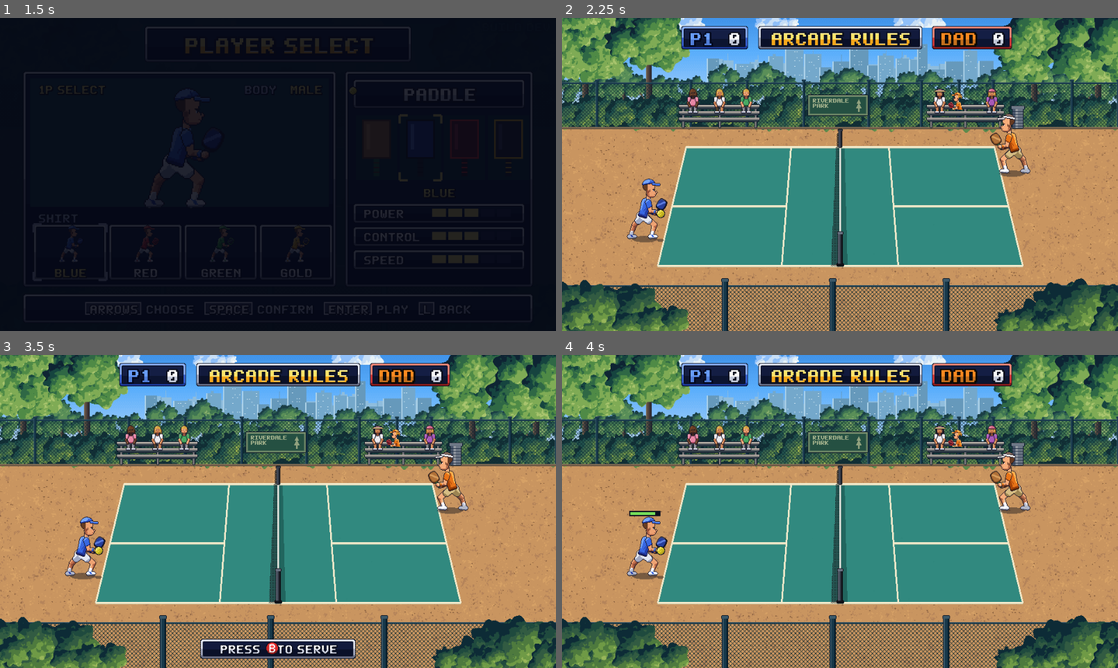
Above: before the commit, frames 1-4 (two rows, left to right).
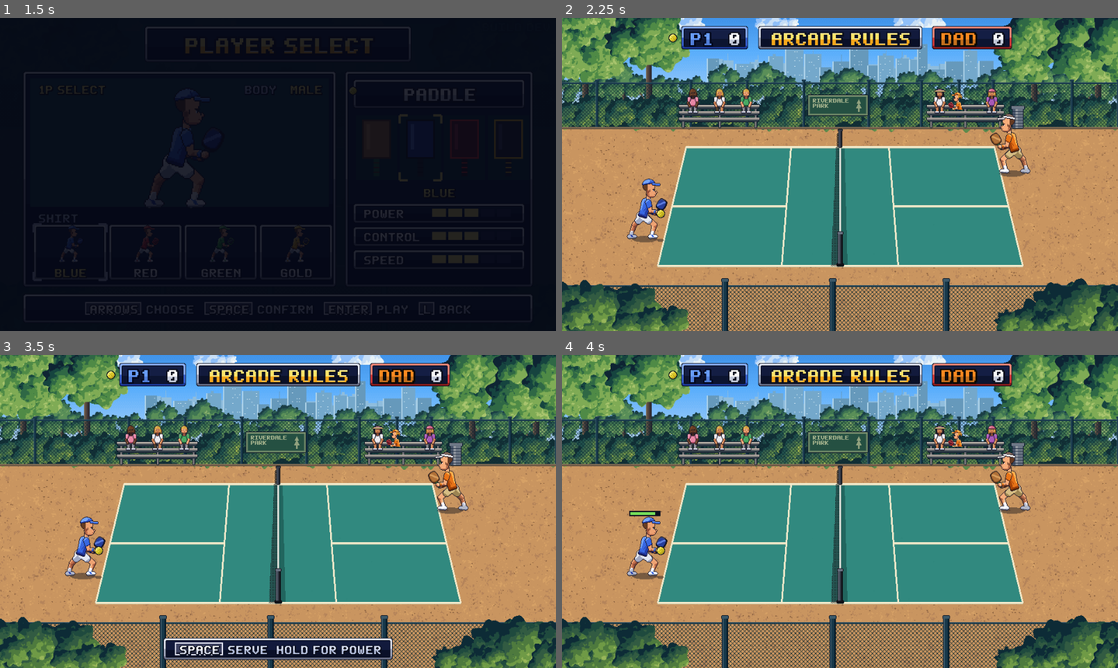
Above: after the commit, the same moments.

Repository: austinthedeveloper/pickleball-port-kit
Game: Godot game, scene res://scenes/main.tscn
The game is run twice, just before and just after one commit, with the same random seed, the same clock (stepped at 60 frames per second) and the same inputs.
Inputs (mouse positions are in pixels of both pictures, inside the frame that each line leads up to):
- Up to frame 1 (1.5 s): tap Enter (start) at 0.5 s; hold D (move_right) 0.53-1.28 s; hold K (drive) 0.53-1.28 s; click (278, 174) at 0.67 s; tap Space (hit) at 0.8, 1.35 s; move the mouse to (166, 190) at 1.27 s; hold S (move_down) from 1.28 s (still down); click (166, 190) at 1.42 s
- Up to frame 2 (2.25 s): tap L (soft) at 1.55 s; tap Enter (start) at 2 s; move the mouse to (895, 105) at 2.02 s; release S (move_down) at 2.03 s; hold D (move_right) from 2.03 s (still down); hold L (soft) from 2.03 s (still down); click (895, 105) at 2.17 s
- Up to frame 3 (3.5 s): tap Enter (start) at 2.3, 2.75, 2.85 s; move the mouse to (278, 511) at 2.77 s; release D (move_right) at 2.78 s; release L (soft) at 2.78 s; hold W (move_up) from 2.78 s (still down); click (278, 511) at 2.92 s; tap K (drive) at 3.05 s
- Up to frame 4 (4 s): move the mouse to (1006, 558) at 3.52 s; release W (move_up) at 3.53 s; hold A (move_left) from 3.53 s (still down); hold K (drive) from 3.53 s (still down); click (1006, 558) at 3.67 s; tap Space (hit) at 3.8 s

Frame 1 is identical in both runs. In frame 2, less than 0.1% of the frame differs, in the area x 19-21%, y 4-8%; in frame 3, 2.2%, in the area x 19-71%, y 4-98%; in frame 4, less than 0.1%.

Commit message:
A livelier HUD: score pops, serve marks, rally counter (PORT-14)
Scores pop gold when they go up, a ball marks the serving side and a
marker bobs over the server in doubles, a rally counter shows on long
rallies, MATCH POINT pulses, and the serve prompt follows the bindings.
Release notes regenerated; CLAUDE.md notes the phase 2 conventions.

Co-Authored-By: Claude Opus 5.5 <noreply@anthropic.com>

Diff:
--- /dev/null
+++ b/game/tests/test_hud.gd
@@ -0,0 +1,96 @@
+## PORT-14: the livelier HUD. Each element against its trigger: scores
+## pop on a point, the ball marks the serving side, the marker the server
+## in doubles, the rally counter on long rallies, MATCH POINT pulses.
+extends TestSuite
+
+
+func _view(cfg: SimTypes.MatchConfig, demo := false) -> MatchView:
+	var v := MatchView.new()
+	runner.root.add_child(v)
+	v.setup(cfg, "park", demo)
+	v._hud.refresh()
+	return v
+
+
+func test_scores_pop() -> void:
+	var v := _view(SimTypes.MatchConfig.singles())
+	var h := v._hud
+	eq(h._left_score.scale, Vector2.ONE, "still at the start")
+	v.sim.team_score[0] = 1
+	h.refresh()
+	check(h._left_score.scale.x > 1.3, "a point pops the score")
+	check(h._left_score.tint != Color.WHITE, "and lights it gold")
+	eq(h._right_score.scale, Vector2.ONE, "only the side that scored")
+	for f in Hud.POP_FRAMES:
+		h.refresh()
+	eq(h._left_score.scale, Vector2.ONE, "then settles")
+	eq(h._left_score.tint, Color.WHITE)
+	v.sim.team_score[0] = 0                  # a new match: no pop going down
+	h.refresh()
+	eq(h._left_score.scale, Vector2.ONE, "a reset doesn't pop")
+	v.free()
+
+
+func test_serve_marks() -> void:
+	var v := _view(SimTypes.MatchConfig.singles())
+	var h := v._hud
+	v.sim.serving_team = 0
+	h.refresh()
+	check(h._serve_icons[0].visible and not h._serve_icons[1].visible, "P1's side serves")
+	v.sim.serving_team = 1
+	h.refresh()
+	check(not h._serve_icons[0].visible and h._serve_icons[1].visible, "the mark follows the serve")
+	check(not h._server_mark.visible, "singles: no server marker")
+	v.sim.phase = K.PHASE_MATCH_RESULT
+	h.refresh()
+	check(not h._serve_icons[1].visible, "nobody serves on the result")
+	v.free()
+	var d := _view(SimTypes.MatchConfig.doubles())
+	d.sim.phase = K.PHASE_SERVE_SETUP
+	d._hud.refresh()
+	check(d._hud._server_mark.visible, "doubles: the server is marked while they set up")
+	var p: SimTypes.Player = d.sim.players[d.sim.server_index]
+	check(absf(d._hud._server_mark.position.x - CourtView.ground(p.x_fp, p.y_fp).x) < 2.0,
+		"over the server")
+	d.sim.phase = K.PHASE_LIVE
+	d._hud.refresh()
+	check(not d._hud._server_mark.visible, "gone once the ball is in play")
+	d.free()
+
+
+func test_rally_counter() -> void:
+	var v := _view(SimTypes.MatchConfig.singles())
+	var h := v._hud
+	var s := v.sim
+	s.phase = K.PHASE_LIVE
+	s.shot_serial = (s.rally_start + Hud.RALLY_SHOW - 1) & 0xff
+	h.refresh()
+	check(not h._rally.visible, "short rallies: no counter")
+	s.shot_serial = (s.rally_start + Hud.RALLY_SHOW) & 0xff
+	h.refresh()
+	check(h._rally.visible, "a long rally shows it")
+	eq(h._rally_text.text, "RALLY %d" % Hud.RALLY_SHOW)
+	check(h._rally_text.scale.x > 1.0, "popping on the shot")
+	s.phase = K.PHASE_POINT_RESULT
+	h.refresh()
+	check(not h._rally.visible, "gone when the point ends")
+	v.free()
+	var demo := _view(SimTypes.MatchConfig.singles(), true)
+	demo.sim.phase = K.PHASE_LIVE
+	demo.sim.shot_serial = (demo.sim.rally_start + 12) & 0xff
+	demo._hud.refresh()
+	check(not demo._hud._rally.visible, "not in the demo")
+	demo.free()
+
+
+func test_match_point_pulses() -> void:
+	var v := _view(SimTypes.MatchConfig.singles())
+	var h := v._hud
+	v.sim.team_score[0] = v.sim.config.points_to_win - 1
+	var seen := {}
+	for f in 40:
+		h.refresh()
+		seen[snappedf(h._subtitle.modulate.a, 0.05)] = true
+	check(h._subtitle.visible, "MATCH POINT shows")
+	check(seen.size() > 3, "and pulses (%d levels)" % seen.size())
+	v.free()
--- a/game/view/hud.gd
+++ b/game/view/hud.gd
@@ -32,6 +32,21 @@
 var _ini_under: ColorRect
 var _result_prompts: PromptBar   ## B / Start on the result screen
 var _stats_card: Control         ## the post-match stats (PORT-13), built when shown
+# PORT-14: scores pop when they change, a ball marks the serving side (and
+# a marker the server in doubles), a rally counter on long rallies, and
+# MATCH POINT pulses.
+const POP_FRAMES := 14
+const RALLY_SHOW := 5            ## shots before the rally counter shows
+var _prev_scores := [0, 0]
+var _score_pop := [0, 0]
+var _score_y := 0.0
+var _serve_icons: Array = []     ## [left, right] ball icons
+var _server_mark: Node2D
+var _rally: Control
+var _rally_text: BitmapText
+var _rally_pop := 0
+var _last_rally := 0
+var _frame := 0
 var _banner_y := 250.0
 var _result_y := 316.0
 
@@ -111,6 +126,26 @@
 			s.centered = false
 			s.position = Vector2(x, y + 13)
 			add_child(s)
+	_score_y = y + 8
+	var icon_tex: Texture2D = load(UI + "icon_ball.png")
+	for x in [480 - tw / 2 - 18 - lw - 22, 480 + tw / 2 + 18 + rw + 7]:
+		var ic := Sprite2D.new()
+		ic.texture = icon_tex
+		ic.centered = false
+		ic.position = Vector2(x, y + 13)
+		ic.visible = false
+		add_child(ic)
+		_serve_icons.append(ic)
+	_server_mark = Node2D.new()
+	_server_mark.draw.connect(_draw_server_mark)
+	_server_mark.visible = false
+	add_child(_server_mark)
+	_rally = Control.new()
+	_rally.visible = false
+	add_child(_rally)
+	var rp := _panel("sub", Rect2(410, 492, 140, 30))
+	rp.reparent(_rally)
+	_rally_text = _text("small", "", Vector2(480, 500), 0.5, Color("fbe46a"), _rally)
 	_subtitle = Control.new()
 	add_child(_subtitle)
 	var sw := 30 + BitmapText.measure("small", "MATCH POINT")
@@ -119,15 +154,9 @@
 	_text("small", "MATCH POINT", Vector2(480, y + h + 4), 0.5, Color.WHITE, _subtitle)
 	_prompt = Control.new()
 	add_child(_prompt)
-	var pw := 64 + BitmapText.measure("small", "PRESS    TO SERVE")
-	var pp := _panel("title", Rect2(480 - pw / 2, 490, pw, 34))
+	var pp := _panel("title", Rect2(282, 488, 396, 38))
 	pp.reparent(_prompt)
-	_text("small", "PRESS    TO SERVE", Vector2(480, 498), 0.5, Color.WHITE, _prompt)
-	var btn := Sprite2D.new()
-	btn.texture = load(UI + "button_B_red.png")
-	btn.position = Vector2(480 - BitmapText.measure("small", "PRESS    TO SERVE") / 2.0
-		+ BitmapText.measure("small", "PRESS ") + 14, 506)
-	_prompt.add_child(btn)
+	_prompt.add_child(PromptBar.new().setup([["hit", "SERVE  HOLD FOR POWER"]], Vector2(480, 507)))
 	_meter = Control.new()
 	add_child(_meter)
 	var frame := ColorRect.new()
@@ -273,6 +302,8 @@
 	var mp := s.phase <= K.PHASE_LIVE and (s.match_point(0) or s.match_point(1)) \
 		and not s.config.practice
 	_subtitle.visible = mp and not view.demo
+	_frame += 1
+	_refresh_live()
 	var human_serving: bool = not view.demo and s.owners[s.server_index] == K.OWNER_HUMAN
 	_prompt.visible = human_serving and s.phase == K.PHASE_SERVE_SETUP \
 		and s.phase_timer >= K.SERVE_READY_FRAMES and not s.charge_charging
@@ -337,6 +368,63 @@
 		_banner_sub.text = ""
 
 
+## PORT-14's live elements, once a frame.
+func _refresh_live() -> void:
+	var s := view.sim
+	# MATCH POINT pulses
+	var pulse := 0.5 + 0.5 * sin(_frame * 0.18)
+	_subtitle.modulate = Color(1, 1, 1, 0.7 + 0.3 * pulse)
+	# scores pop on a change
+	for t in 2:
+		if s.team_score[t] != _prev_scores[t]:
+			if s.team_score[t] > _prev_scores[t]:
+				_score_pop[t] = POP_FRAMES
+			_prev_scores[t] = s.team_score[t]
+		var label: BitmapText = _left_score if t == 0 else _right_score
+		if _score_pop[t] > 0:
+			_score_pop[t] -= 1
+		var k := float(_score_pop[t]) / POP_FRAMES
+		var sc := 1.0 + 0.6 * k
+		label.scale = Vector2(sc, sc)
+		label.position.y = _score_y - (sc - 1.0) * 10.0
+		label.tint = Color.WHITE.lerp(Color("fbe46a"), k)
+	# the serving side, and the server in doubles while they set up
+	var serving := s.phase <= K.PHASE_LIVE and not s.config.practice
+	for t in 2:
+		_serve_icons[t].visible = serving and s.serving_team == t
+	var mark := not view.demo and s.config.mode == K.MODE_DOUBLES \
+		and (s.phase == K.PHASE_SERVE_SETUP or s.phase == K.PHASE_SERVE_TOSS)
+	_server_mark.visible = mark
+	if mark:
+		var p: SimTypes.Player = s.players[s.server_index]
+		var head := CourtView.ground(p.x_fp, p.y_fp) - Vector2(0, 116) - view.camera.offset
+		_server_mark.position = (head + Vector2(0, -absf(sin(_frame * 0.15)) * 5.0)).round()
+		_server_mark.queue_redraw()
+	# the rally counter on a long rally, popping on each shot
+	var rally: int = (s.shot_serial - s.rally_start) & 0xff
+	var live := s.phase == K.PHASE_LIVE and rally >= RALLY_SHOW and not s.config.practice
+	_rally.visible = live and not view.demo
+	if rally != _last_rally:
+		_last_rally = rally
+		_rally_pop = 10 if live else 0
+	if _rally.visible:
+		_rally_text.text = "RALLY %d" % rally
+		if _rally_pop > 0:
+			_rally_pop -= 1
+		var rs := 1.0 + 0.35 * float(_rally_pop) / 10.0
+		_rally_text.scale = Vector2(rs, rs)
+		_rally_text.position.y = 500.0 - (rs - 1.0) * 8.0
+
+
+func _draw_server_mark() -> void:
+	var s := view.sim
+	var col := team_tint(MatchStats.team_of(s.server_index))
+	var pts := PackedVector2Array([Vector2(-13, -16), Vector2(13, -16), Vector2(0, 0)])
+	_server_mark.draw_colored_polygon(pts, Color(0.05, 0.06, 0.12))
+	var inner := PackedVector2Array([Vector2(-9, -13), Vector2(9, -13), Vector2(0, -3)])
+	_server_mark.draw_colored_polygon(inner, col)
+
+
 ## The stats card shows on a finished human match's result screen (not
 ## the demo, practice, or under the initials card); the banner and the
 ## result line move up over it, the prompts below it.
Not shown, added: game/tests/test_hud.gd.uid
Not shown, changed: CLAUDE.md
Not shown, changed: design/PORT_ROADMAP.md
Not shown, changed: game/RELEASE_NOTES.md
